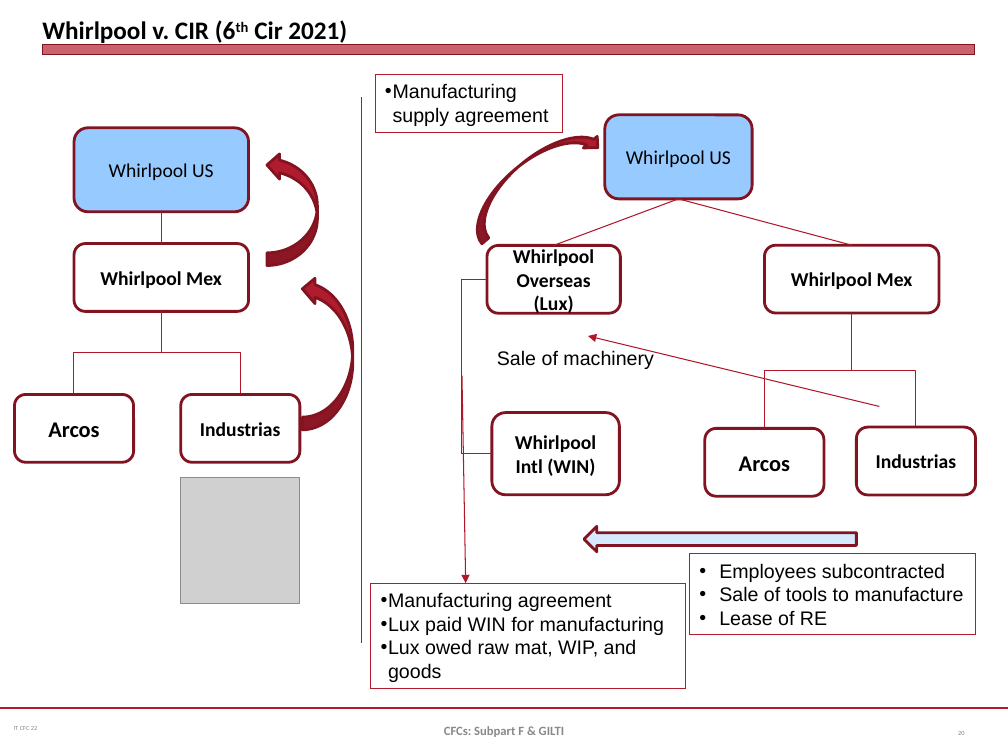
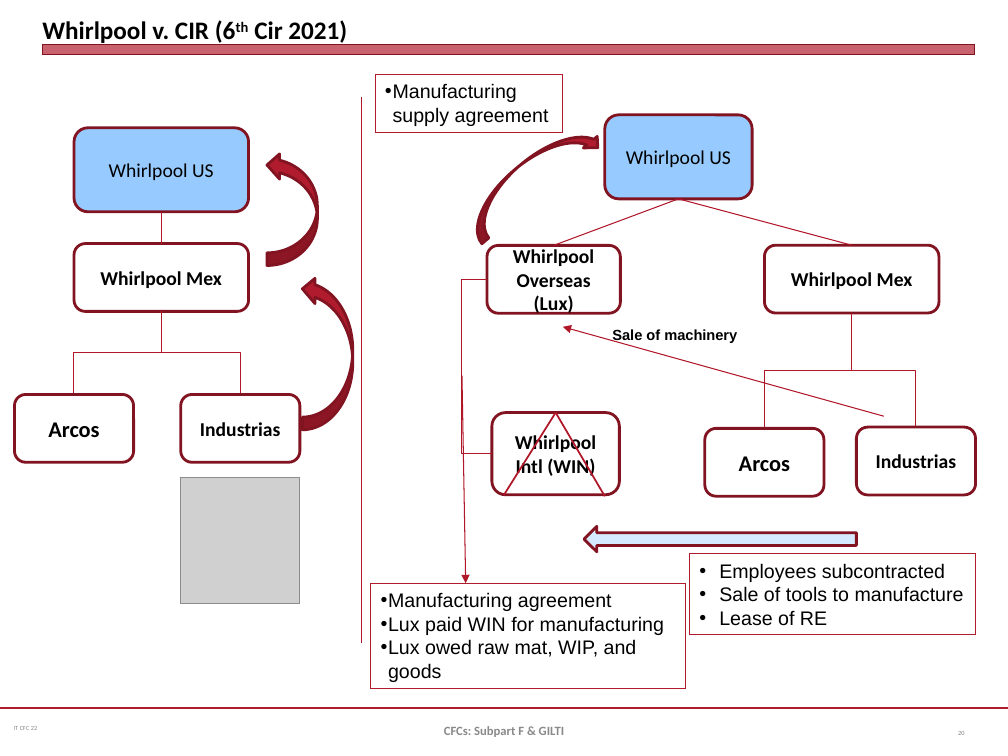
Before and after one commit to jmc877/International-Tax, a slide deck: slide 20 of slides/IT_CFC_22_1.pptx. Drawn at 1008x756 pixels with LibreOffice and Linux fonts; fonts in the diff are those of the drawing; grey boxes stand for pictures. Boxes give left, top, right and bottom in pixels: in the first picture for what was removed or moved away, otherwise in the second. Text is boxed around its words. In the diff, an @@ line names an element or a change of style, - is before the commit and + after.

```diff
--- a/slides/IT_CFC_22_1.pptx
+++ b/slides/IT_CFC_22_1.pptx
@@ arrow moved from (879, 406) - (588, 336) to (884, 416) - (562, 327) @@
@@ text "Sale of machinery": place and size @@
-text "Sale of machinery" at (497, 349, 654, 369)
+text "Sale of machinery" at (612, 329, 737, 343)
@@ text "Sale of machinery" at (612, 329, 737, 343): size 14 to 10.5 pt, bold on @@
@@ line added from (555, 412) to (504, 495), #B0182A 1.25 pt @@
@@ line added from (555, 412) to (605, 496), #B0182A 1.25 pt @@
```
Also in this commit, not shown: 4 slides added.
